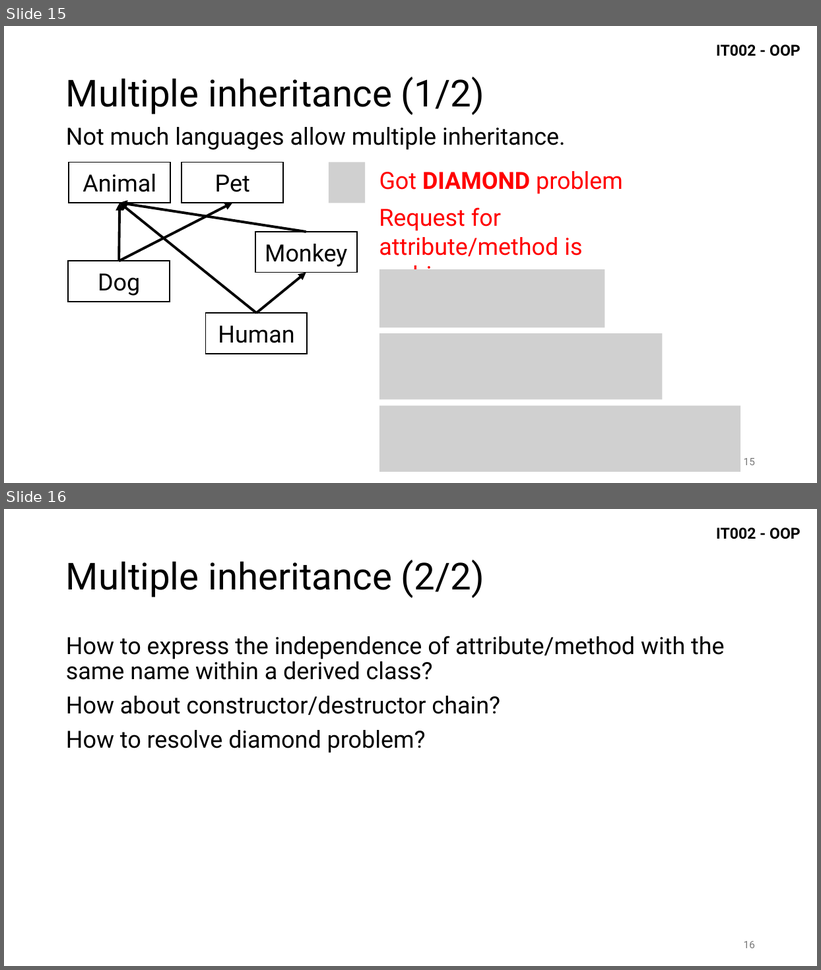
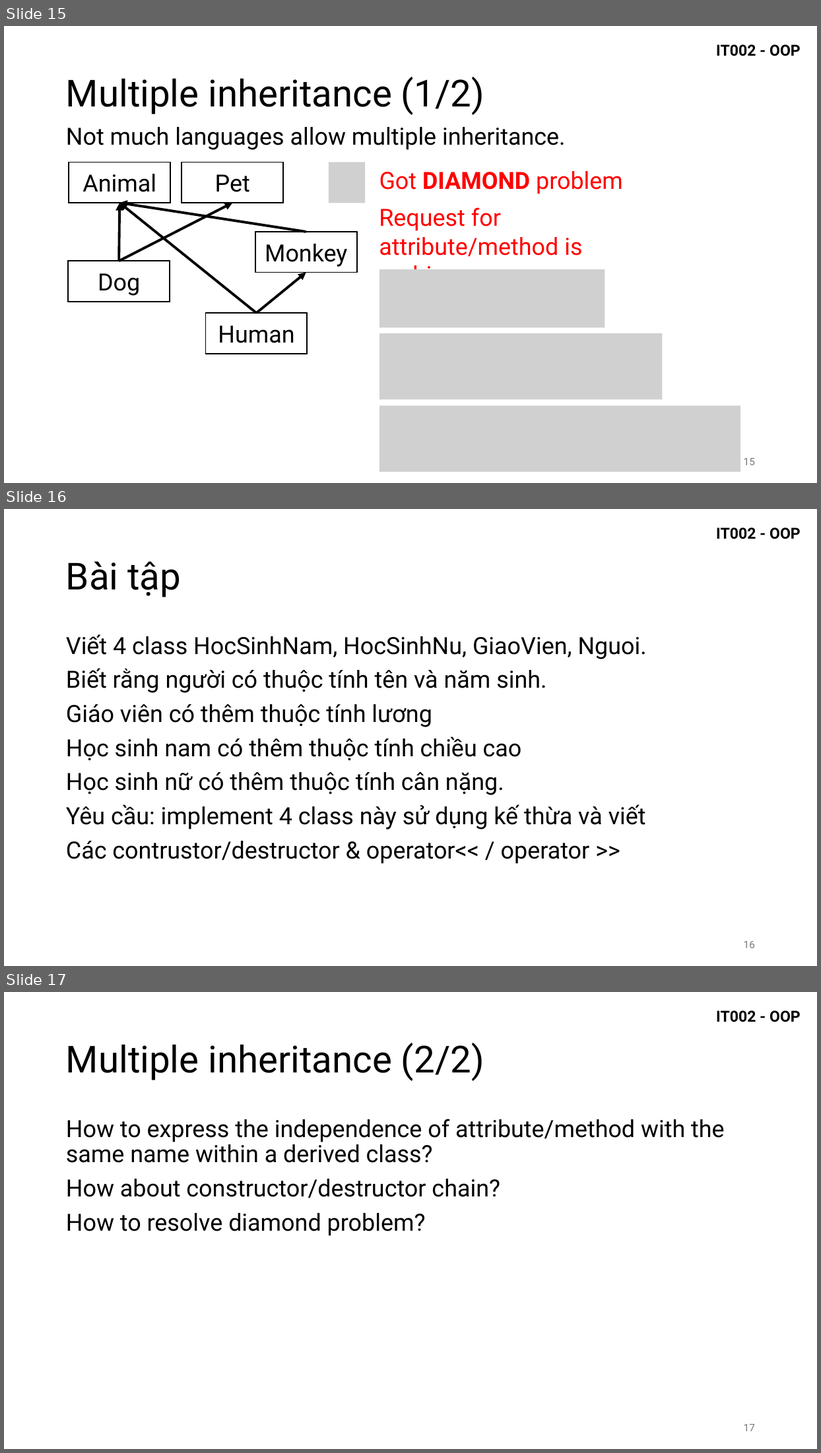
Before and after one commit to vutuanhai237/CourseMaterialsUIT, a slide deck: IT002-OOP/Slide lý thuyết/Inherit.pptx. Shown one above the other, each under a label of ours: slides 15 and 16 before the commit, slides 15, 16 and 17 after it. The pictures are 821x970 and 821x1453 pixels, drawn with LibreOffice and Linux fonts; fonts in the diff are those of the drawing; grey boxes stand for pictures. Boxes give left, top, right and bottom in pixels: in the first picture for what was removed or moved away, otherwise in the second. Text is boxed around its words. In the diff, an @@ line names an element or a change of style, - is before the commit and + after.

```diff
--- a/IT002-OOP/Slide lý thuyết/Inherit.pptx
+++ b/IT002-OOP/Slide lý thuyết/Inherit.pptx
@@ slide 16 added at bbox=[4, 509, 817, 966], background #FFFFFF; not listed: 1 template element that a slide beside it also shows @@
@@ title added at bbox=[66, 561, 182, 597], 44 pt, text #000000 @@
+Bài tập
@@ text added at bbox=[66, 634, 647, 864], 28 pt, text #000000 @@
+Viết 4 class HocSinhNam, HocSinhNu, GiaoVien, Nguoi.
+Biết rằng người có thuộc tính tên và năm sinh.
+Giáo viên có thêm thuộc tính lương
+Học sinh nam có thêm thuộc tính chiều cao
+Học sinh nữ có thêm thuộc tính cân nặng.
+Yêu cầu: implement 4 class này sử dụng kế thừa và viết
+Các contrustor/destructor & operator<< / operator >>
@@ page number added at bbox=[744, 941, 755, 949], 12 pt, text #797979 @@
+16
@@ what was slide 16 is now slide 17 @@
@@ page number at bbox=[744, 1424, 755, 1432]: text changed @@
-16
+17
```
Also in this commit, not shown: 26 other files.
